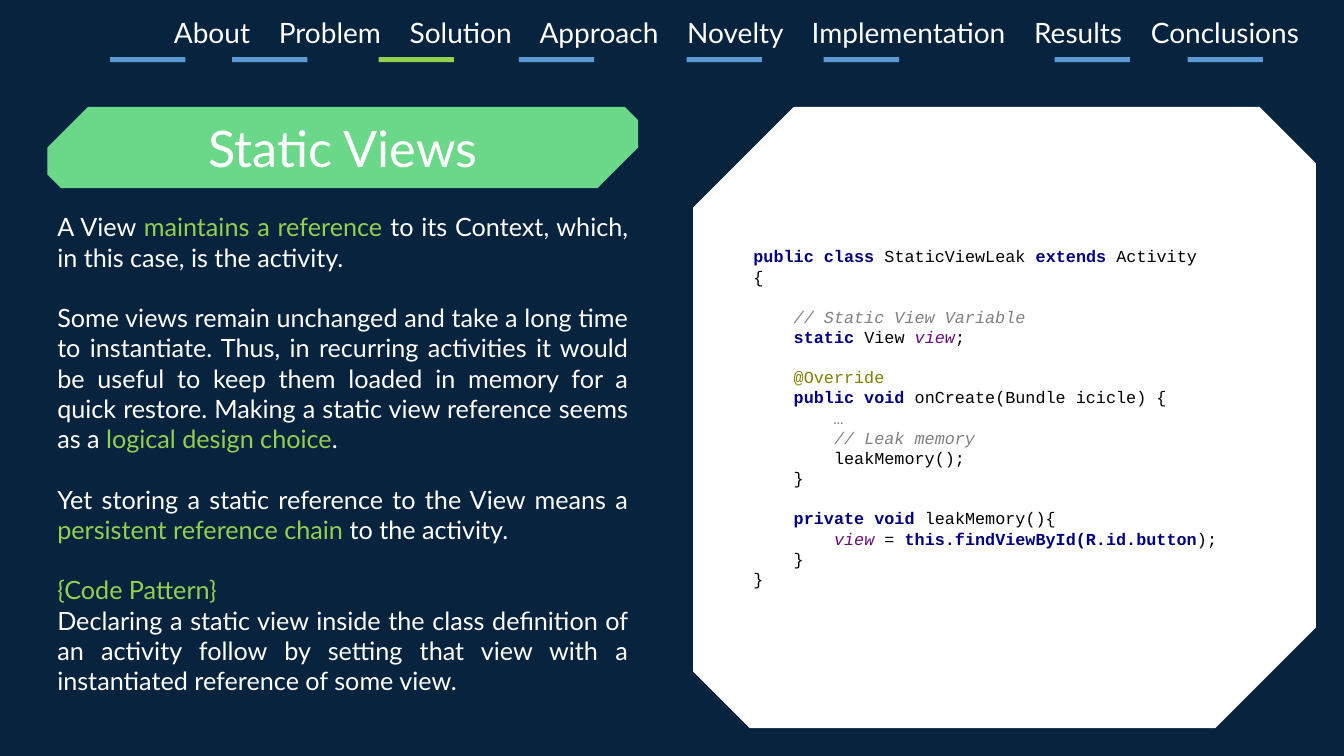
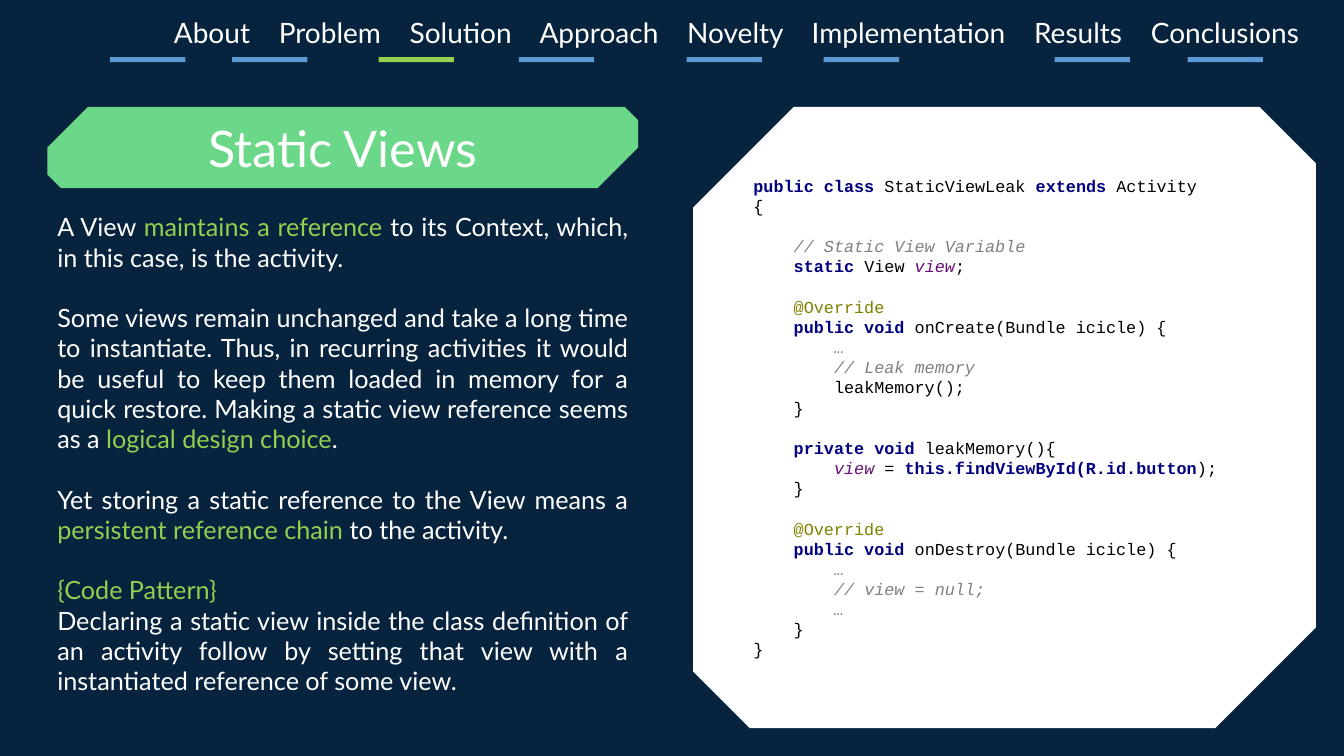
Before and after one commit to jsachs/infer, a slide deck: slide 6 of infeRS/InfeRS.pptx. Drawn at 1344x756 pixels with LibreOffice and Linux fonts; fonts in the diff are those of the drawing. Boxes give left, top, right and bottom in pixels: in the first picture for what was removed or moved away, otherwise in the second. Text is boxed around its words. In the diff, an @@ line names an element or a change of style, - is before the commit and + after.

```diff
--- a/infeRS/InfeRS.pptx
+++ b/infeRS/InfeRS.pptx
@@ text in snip diag rect at box(794, 361, 1218, 598): text changed; text colour #000080 to #000000 @@
-…
-// Leak memory
-leakMemory();
-}
-private void leakMemory(){
-view = this.findViewById(R.id.button);
-}
-}
+…
+// Leak memory
+leakMemory();
+}
+private void leakMemory(){
+view = this.findViewById(R.id.button);
+}
+@Override
+public void onDestroy(Bundle icicle) {
+…
+// view = null;
+…
+}
+}
```
Also in this commit, not shown: 5 other slides changed, 4 slides added, 1 other file.
